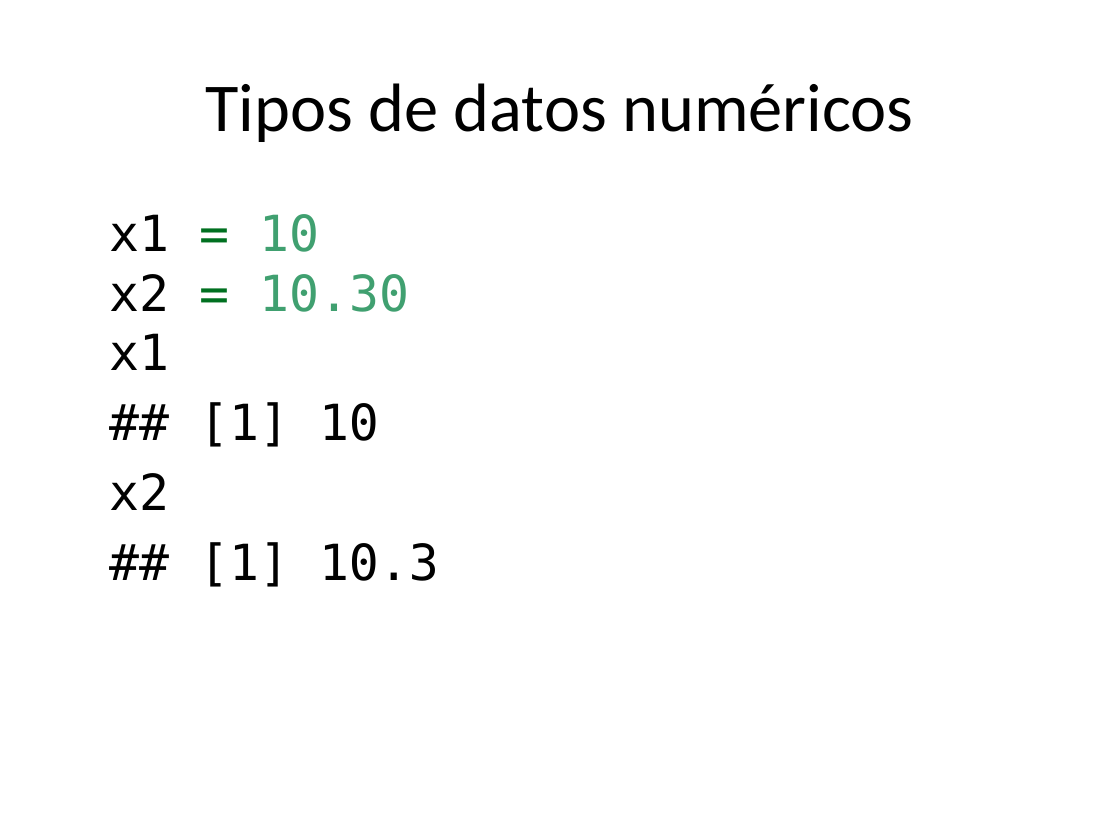
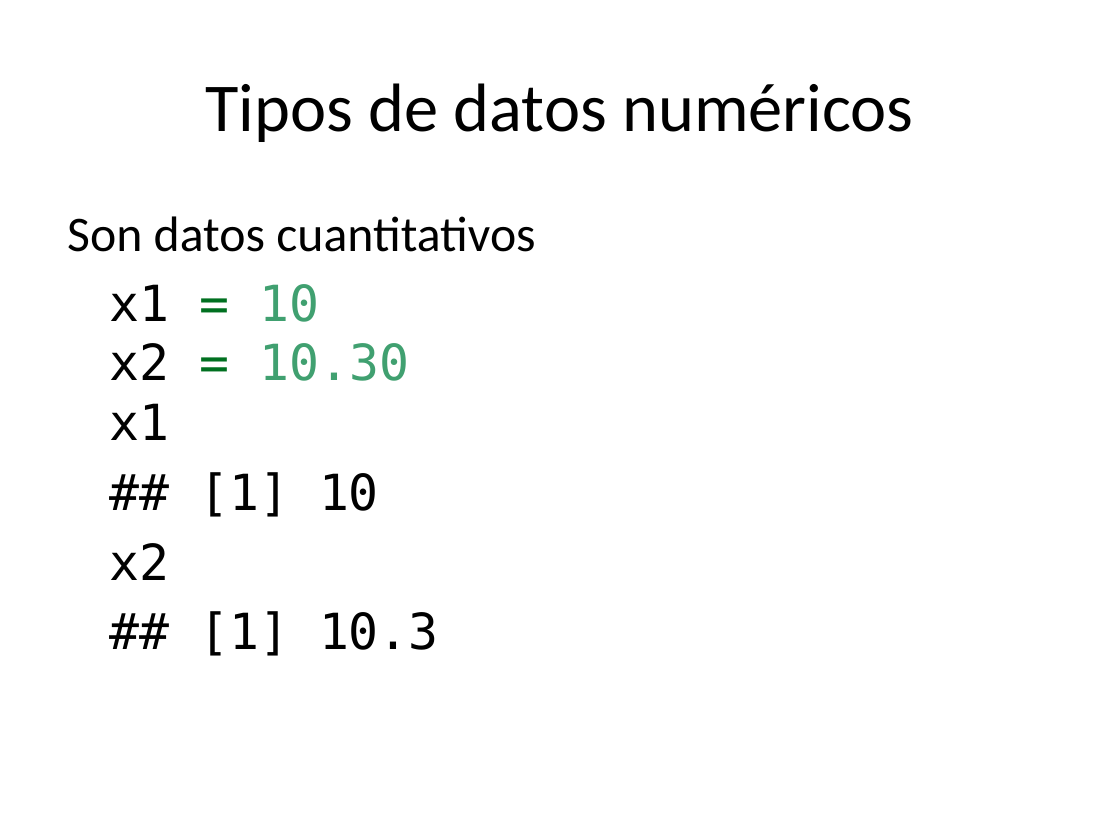
Before and after one commit to rpizarrog/CIIT.-Diplomado-en-Ciencia-de-los-Datos-e-IoT, a slide deck: slide 3 of Módulo II/estadistica descriptiva y probabilidad/tipos-de-datos.pptx. Drawn at 1120x840 pixels with LibreOffice and Linux fonts; fonts in the diff are those of the drawing. Boxes give left, top, right and bottom in pixels: in the first picture for what was removed or moved away, otherwise in the second. Text is boxed around its words. In the diff, an @@ line names an element or a change of style, - is before the commit and + after.

```diff
--- a/Módulo II/estadistica descriptiva y probabilidad/tipos-de-datos.pptx
+++ b/Módulo II/estadistica descriptiva y probabilidad/tipos-de-datos.pptx
@@ text at bbox=[67, 216, 535, 252]: paragraph added @@
+Son datos cuantitativos
```
Also in this commit, not shown: 1 other slide changed, 6 slides added.
